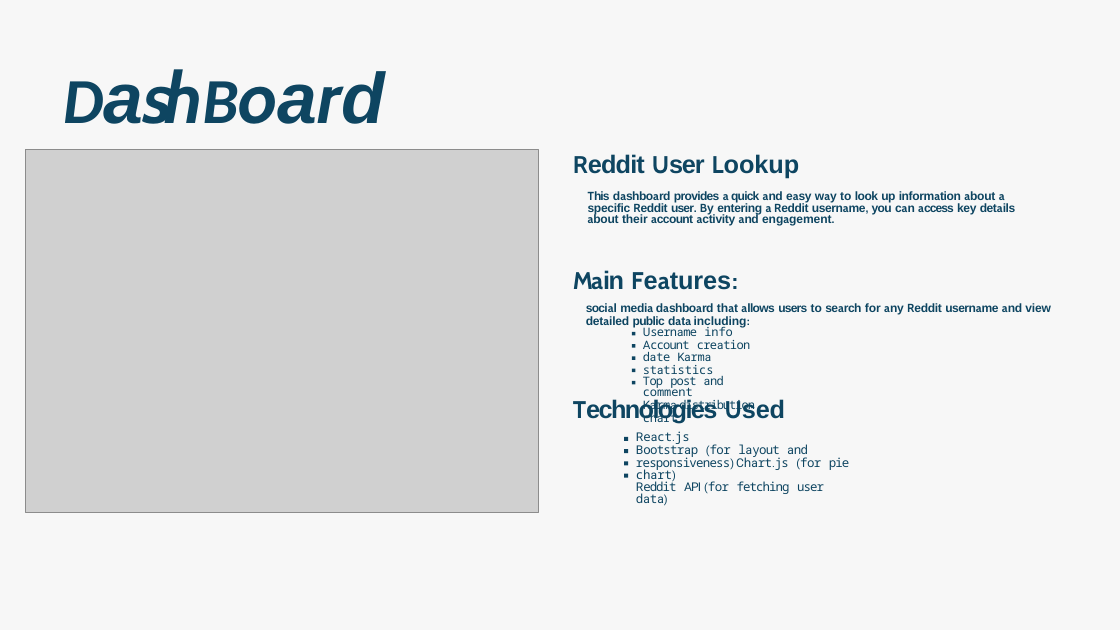
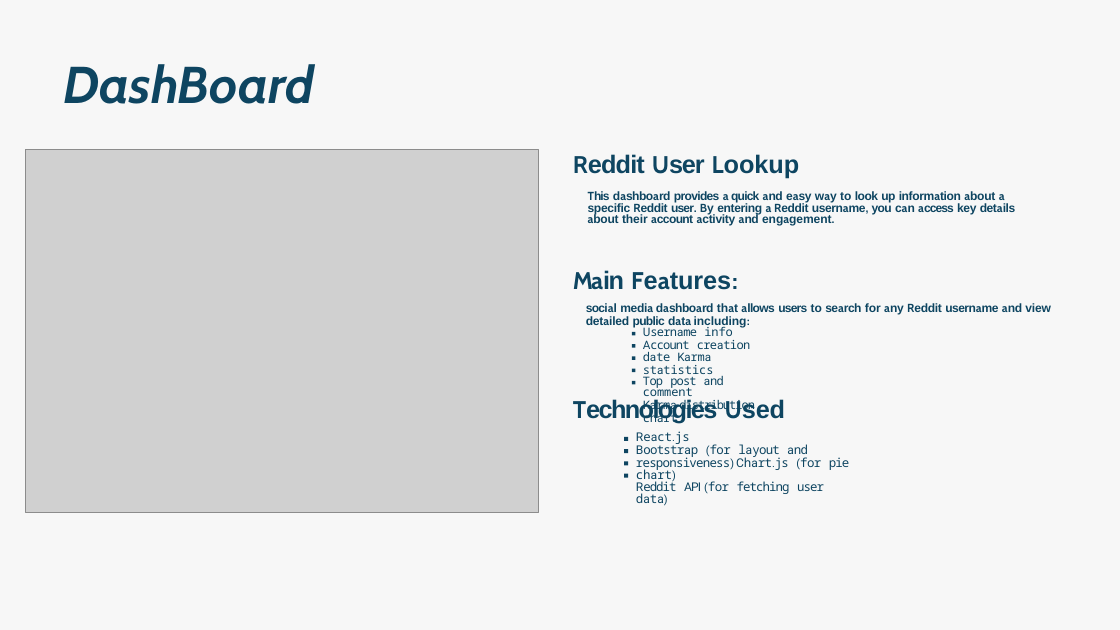
Before and after one commit to seif-mohamed-kamal/DEPI_1, a slide deck: slide 7 of FInal project/documentation/Project_Presentation.pptx. Drawn at 1120x630 pixels with LibreOffice and Linux fonts; fonts in the diff are those of the drawing; grey boxes stand for pictures. Boxes give left, top, right and bottom in pixels: in the first picture for what was removed or moved away, otherwise in the second. Text is boxed around its words. In the diff, an @@ line names an element or a change of style, - is before the commit and + after.

```diff
--- a/FInal project/documentation/Project_Presentation.pptx
+++ b/FInal project/documentation/Project_Presentation.pptx
@@ title "DashBoard" at (x1=63, y1=64, x2=315, y2=104): size 82.5 to 66.5 pt, size 92 to 66.5 pt, font Calibri to Cabin, font Arial to Cabin in "DashBoard"; letter spacing -11.6 to 0 pt @@
```
Also in this commit, not shown: 8 other slides changed, 1 slide added, 1 slide removed, 22 other files.
